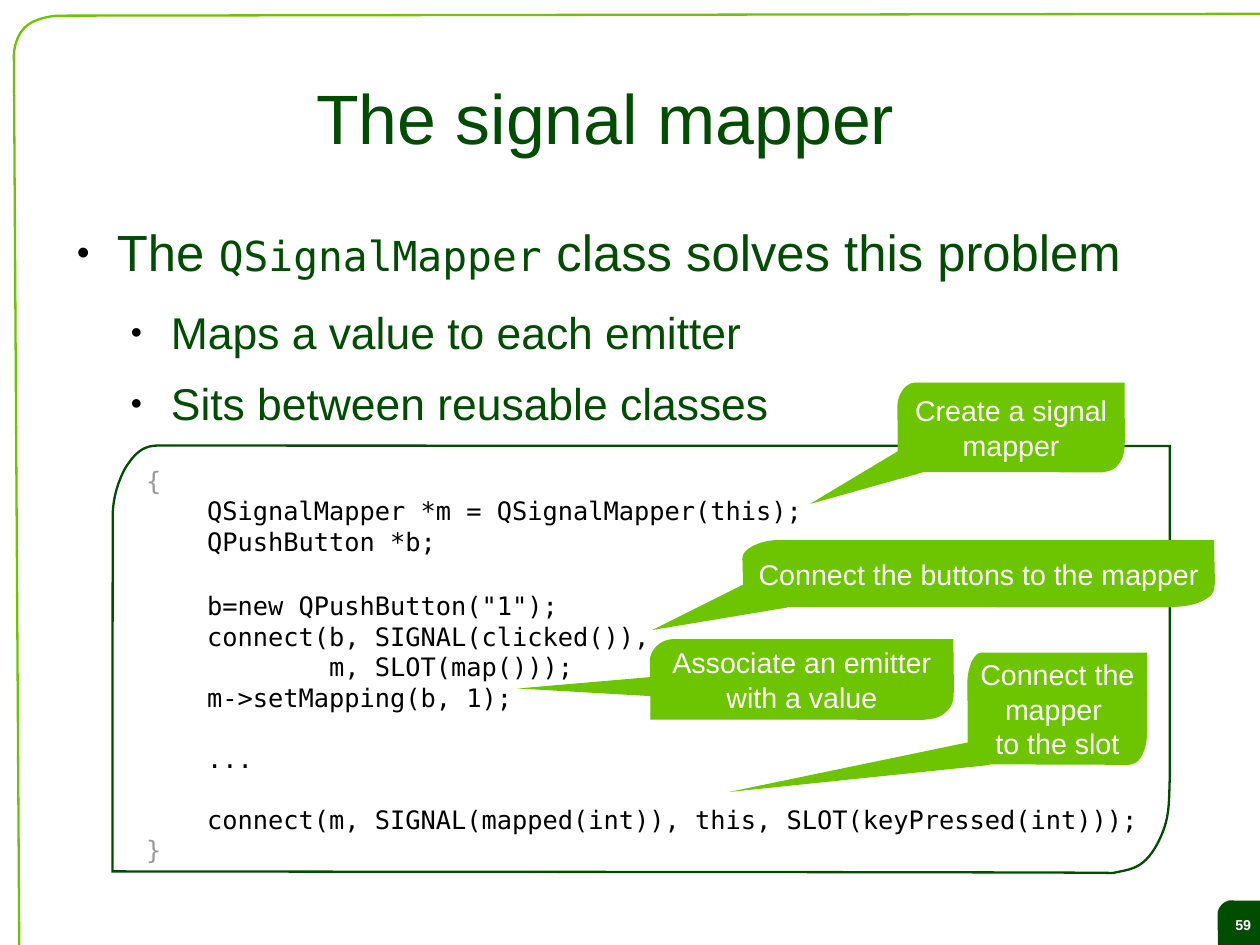
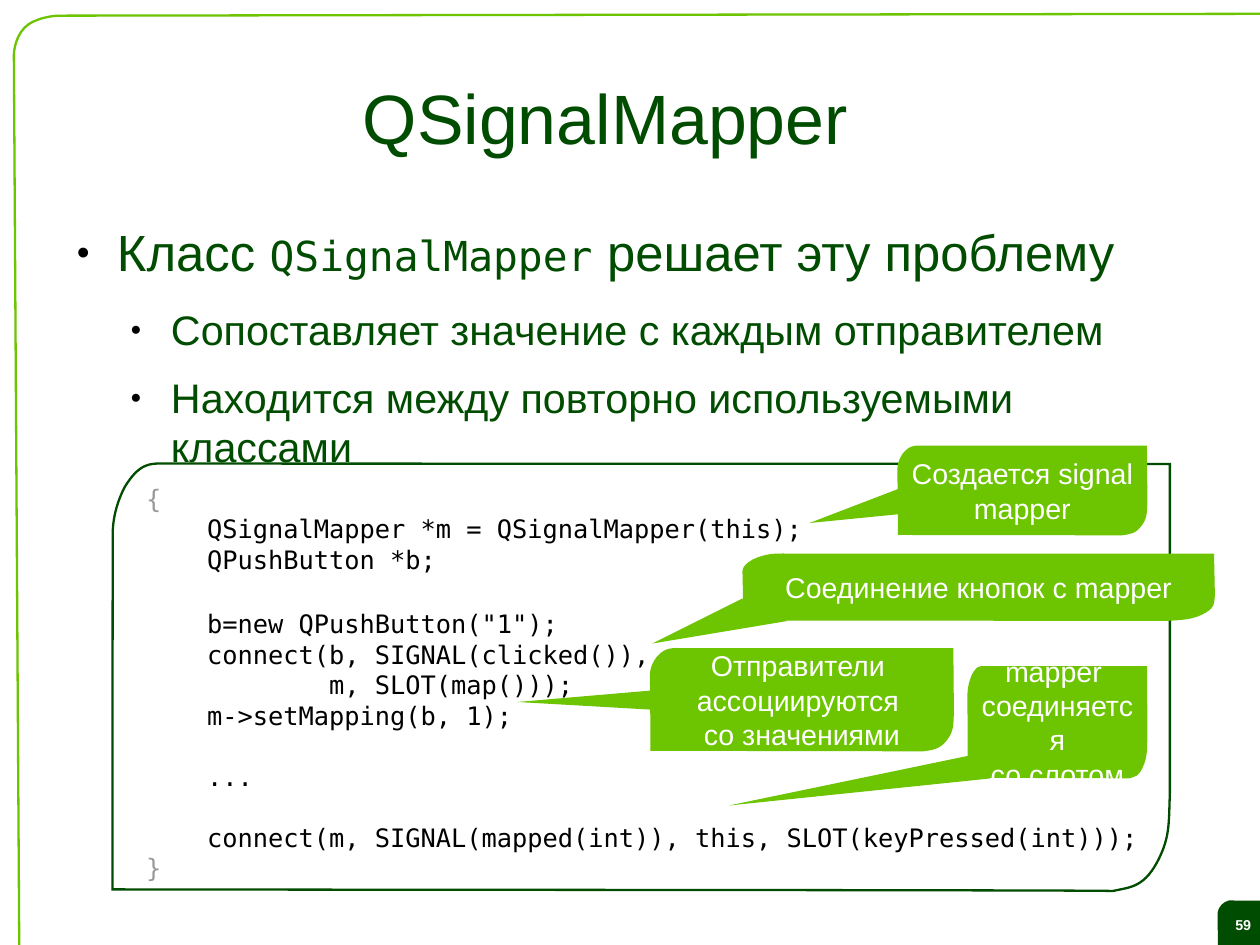
Before and after one commit to saa/qecm, a slide deck: slide 59 of Lectures and Exercises/L02 - The Qt object model and the signal slot concept/L2 Slides.odp. Drawn at 1260x945 pixels with LibreOffice and Linux fonts; fonts in the diff are those of the drawing; background and template pictures are left out. Boxes give left, top, right and bottom in pixels: in the first picture for what was removed or moved away, otherwise in the second. Text is boxed around its words. In the diff, an @@ line names an element or a change of style, - is before the commit and + after.

```diff
--- a/Lectures and Exercises/L02 - The Qt object model and the signal slot concept/L2 Slides.odp
+++ b/Lectures and Exercises/L02 - The Qt object model and the signal slot concept/L2 Slides.odp
@@ title at (x1=363, y1=93, x2=848, y2=157): text changed @@
-The signal mapper
+QSignalMapper
@@ text at (x1=117, y1=233, x2=1115, y2=465): text changed; size 28 to 26 pt @@
-● The QSignalMapper class solves this problem
-  ● Maps a value to each emitter
-  ● Sits between reusable classes
+● Класс QSignalMapper решает эту проблему
+  ● Сопоставляет значение с каждым отправителем
+  ● Находится между повторно используемыми классами
@@ freeform shape "Создается signal" resized from (x1=898, y1=383, x2=1125, y2=473) to (x1=898, y1=446, x2=1148, y2=536) @@
@@ freeform shape moved from (x1=112, y1=446, x2=1170, y2=874) to (x1=112, y1=464, x2=1170, y2=892) @@
@@ text "{" moved from (x1=207, y1=500, x2=1138, y2=835) to (x1=207, y1=518, x2=1138, y2=853) @@
@@ text in freeform shape at (x1=912, y1=463, x2=1133, y2=490): text changed @@
-Create a signal
+Создается signal
@@ freeform shape resized from (x1=811, y1=450, x2=923, y2=504) to (x1=810, y1=486, x2=926, y2=524) @@
@@ text in freeform shape at (x1=785, y1=578, x2=1172, y2=604): text changed @@
-Connect the buttons to the mapper
+Соединение кнопок с mapper
@@ freeform shape removed at (x1=651, y1=639, x2=955, y2=720) @@
-Associate an emitter
-with a value
@@ freeform shape added at (x1=651, y1=648, x2=955, y2=752), fill #6DC400, 18 pt, text #FFFFFF @@
+Отправители
+ассоциируются
+со значениями
@@ 4 freeform shapes moved together from (x1=653, y1=540, x2=1215, y2=792) to (x1=653, y1=553, x2=1215, y2=805) @@
@@ freeform shape moved from (x1=518, y1=676, x2=676, y2=699) to (x1=518, y1=688, x2=676, y2=711) @@
@@ text in freeform shape at (x1=980, y1=664, x2=1135, y2=686): paragraph removed @@
-Connect the
@@ text in freeform shape at (x1=991, y1=762, x2=1124, y2=779): text changed @@
-to the slot
+соединяется
+со слотом
```
Also in this commit, not shown: 39 other slides changed, 19 slides added, 19 slides removed, 1 other file.
